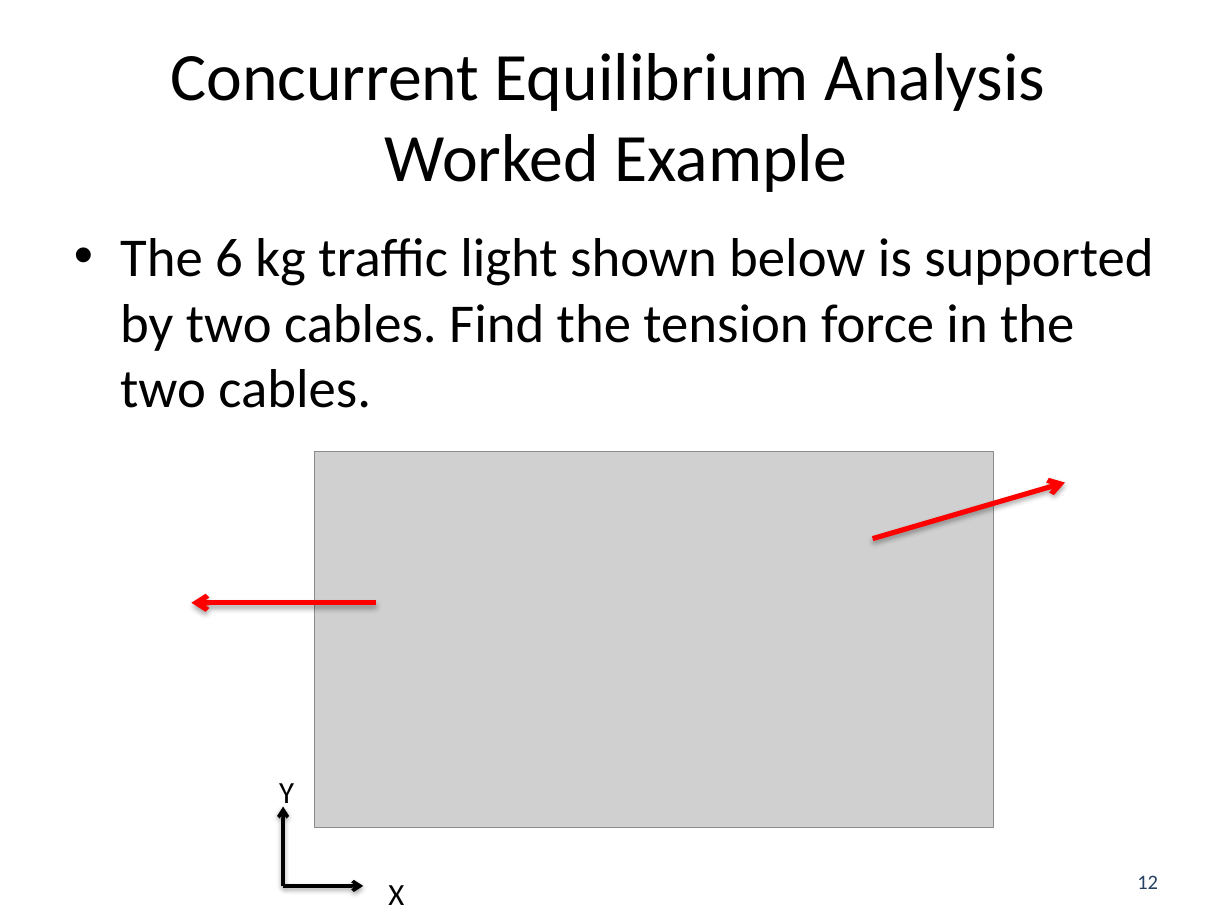
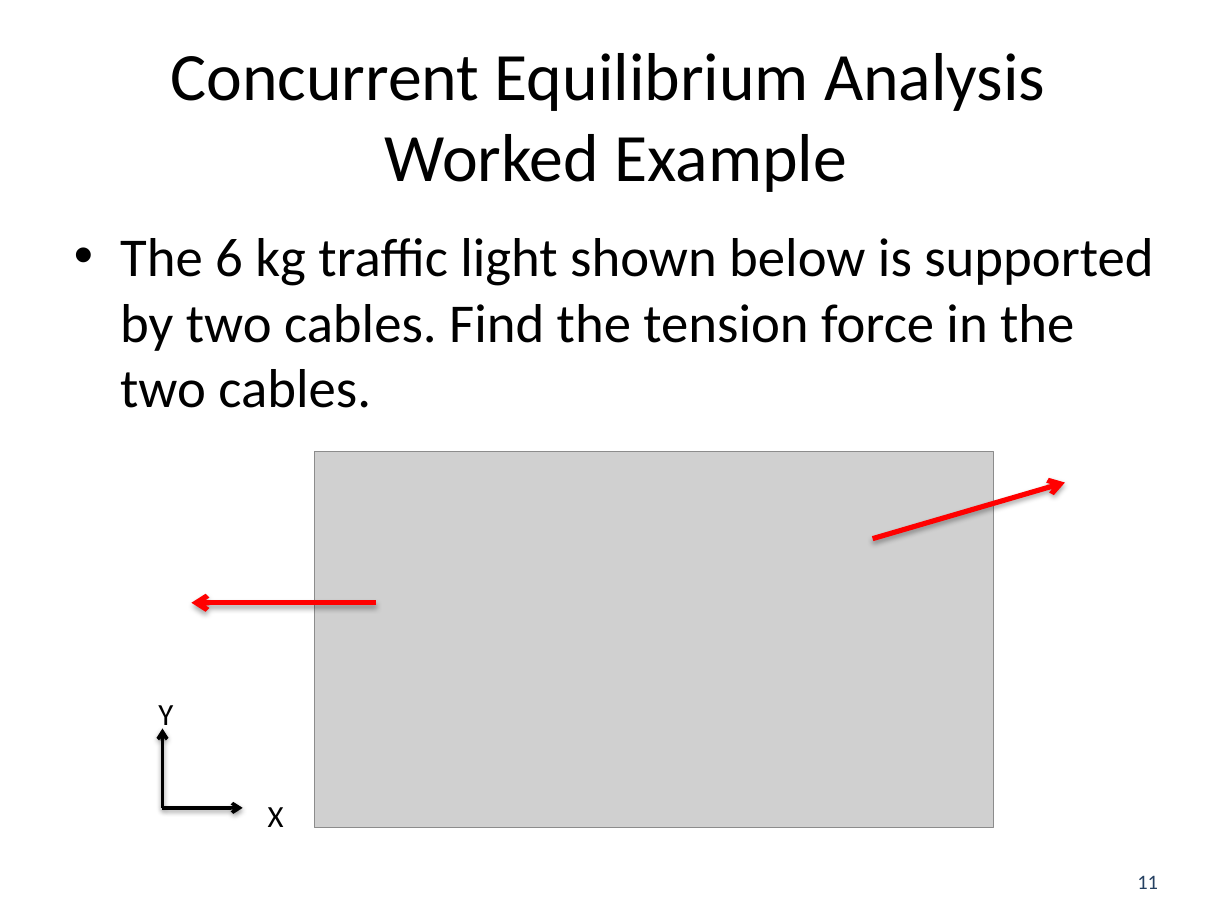
Before and after one commit to JacobMoore/mechanics_textbook, a slide deck: slide 11 of Lecture Slides/VideoLectureSlides/2.5.pptx (slide 12 before the commit). Drawn at 1232x924 pixels with LibreOffice and Linux fonts; fonts in the diff are those of the drawing; grey boxes stand for pictures. Boxes give left, top, right and bottom in pixels: in the first picture for what was removed or moved away, otherwise in the second. Text is boxed around its words. In the diff, an @@ line names an element or a change of style, - is before the commit and + after.

Commit message:
Added Worked Problems and error fixes

```diff
--- a/Lecture Slides/VideoLectureSlides/2.5.pptx
+++ b/Lecture Slides/VideoLectureSlides/2.5.pptx
@@ text "Y": place and size @@
-text "Y" at box(279, 783, 294, 811)
+text "Y" at box(158, 705, 173, 733)
@@ 2 arrows, 1 text: place and size @@
-2 arrows, 1 text at box(283, 807, 404, 905)
+2 arrows, 1 text at box(163, 728, 284, 827)
@@ page number at box(1137, 875, 1158, 889): text changed @@
-12
+11
```
Also in this commit, not shown: 6 other slides changed, 1 slide added, 37 other files.
